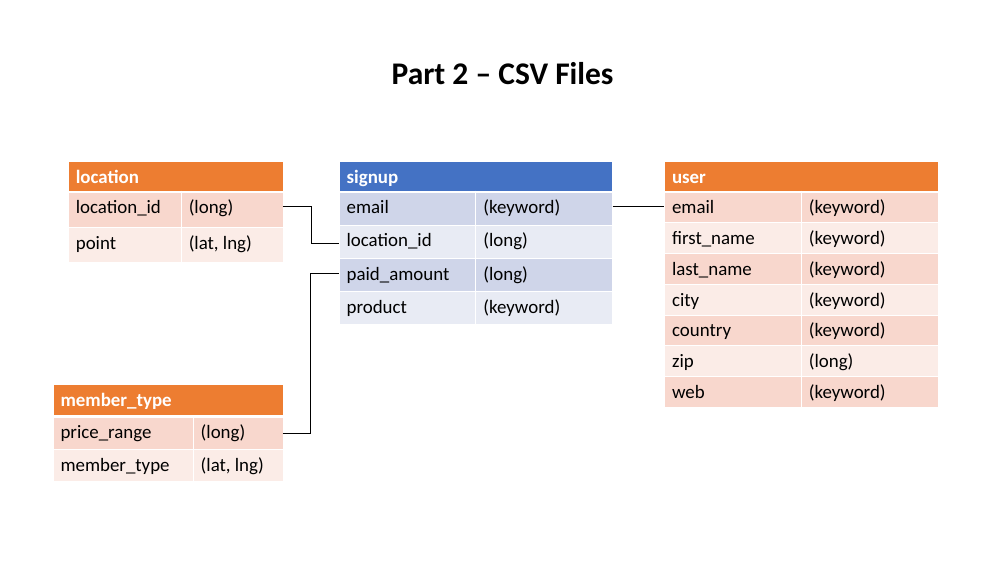
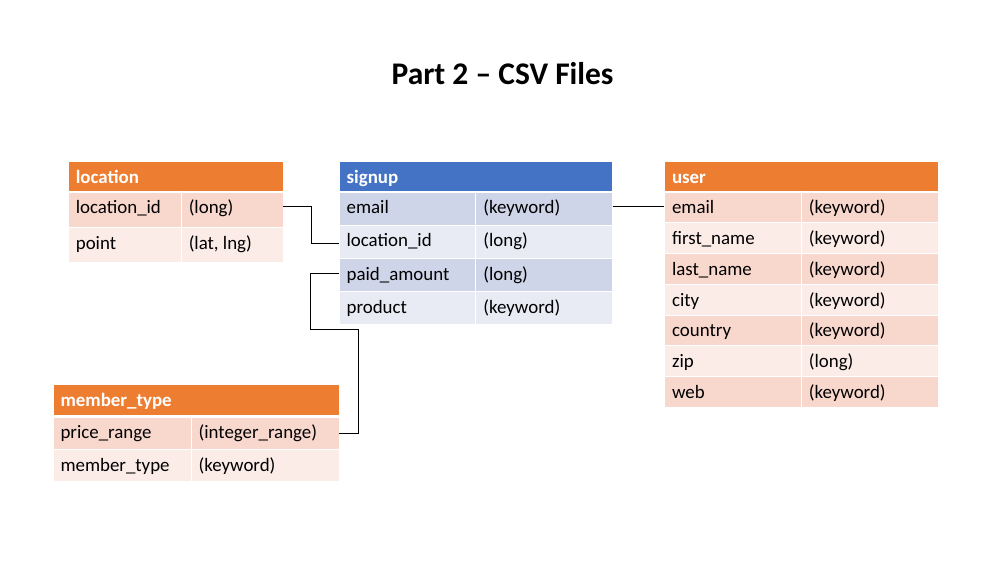
Before and after one commit to evermight/elasticsearch-ingest, a slide deck: slide 1 of part-2/part-2.pptx. Drawn at 1008x567 pixels with LibreOffice and Linux fonts; fonts in the diff are those of the drawing. Boxes give left, top, right and bottom in pixels: in the first picture for what was removed or moved away, otherwise in the second. Text is boxed around its words. In the diff, an @@ line names an element or a change of style, - is before the commit and + after.

```diff
--- a/part-2/part-2.pptx
+++ b/part-2/part-2.pptx
@@ elbow line moved from (283, 433) - (311, 274) to (340, 433) - (311, 274) @@
@@ table at [53, 384, 340, 482] @@
-row 2, column 2: (long)
+row 2, column 2: (integer_range)
-row 3, column 2: (lat, lng)
+row 3, column 2: (keyword)
@@ table: place and size @@
-table at [53, 384, 283, 482]
+table at [53, 384, 340, 482]
```
Also in this commit, not shown: 3 other files.
